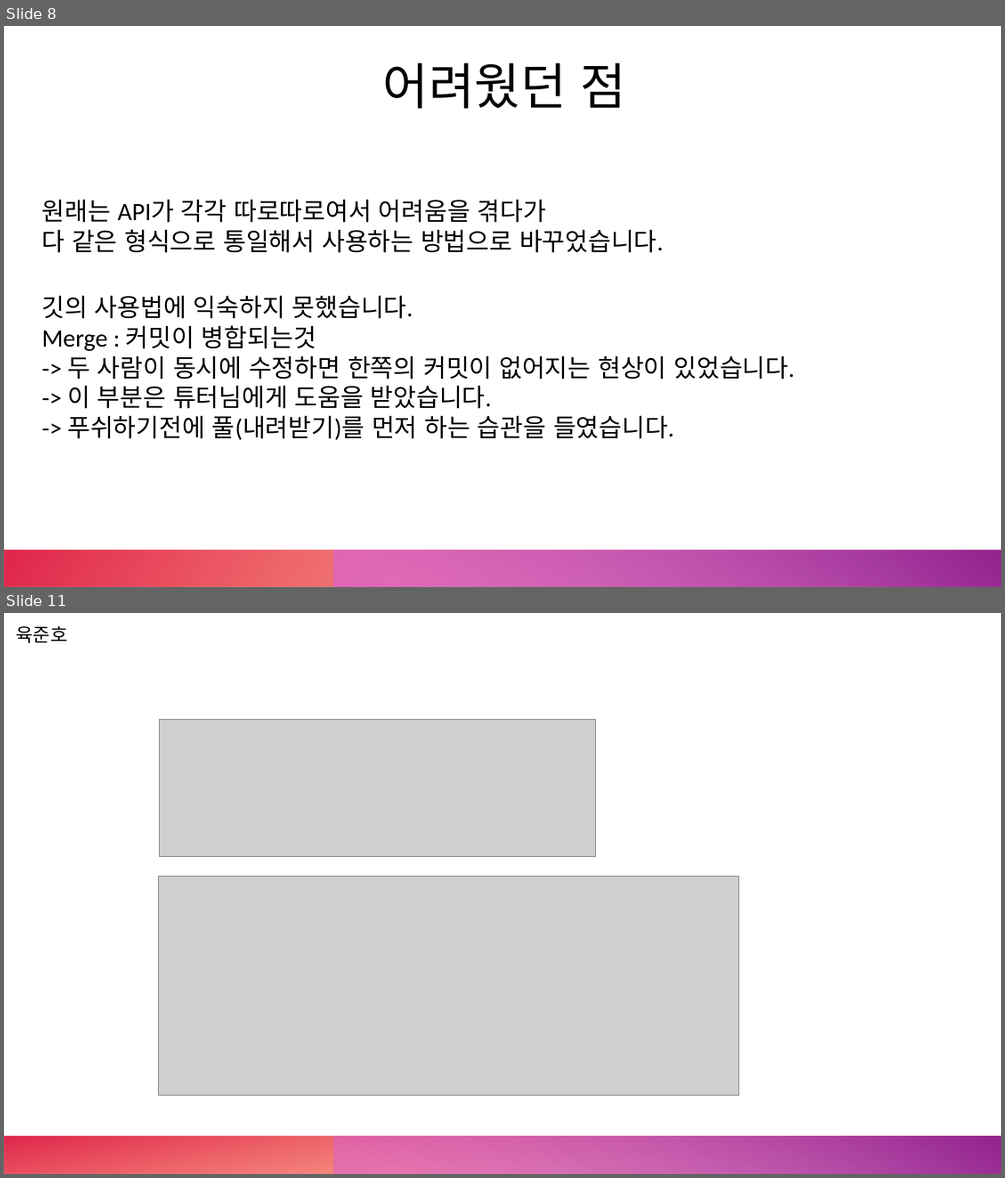
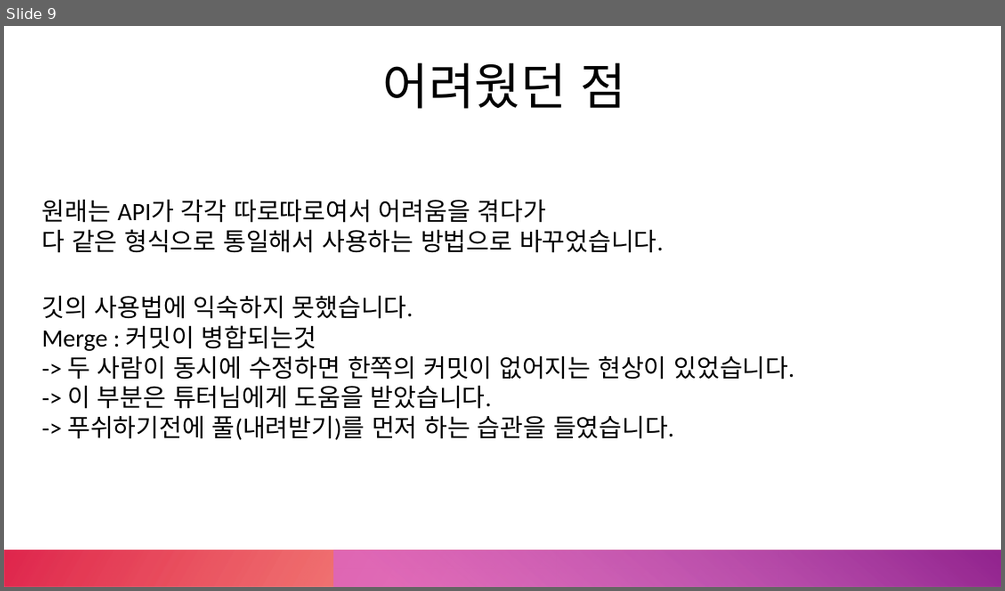
Before and after one commit to Mrgil0/FourGlass, a slide deck: FourGlass/FourGlass.pptx. Shown one above the other, each under a label of ours: slides 8 and 11 before the commit, slide 9 after it; the slides between them are not shown. The pictures are 1005x1178 and 1005x591 pixels, drawn with LibreOffice and Linux fonts; fonts in the diff are those of the drawing; grey boxes stand for pictures. Boxes give left, top, right and bottom in pixels: in the first picture for what was removed or moved away, otherwise in the second. Text is boxed around its words. In the diff, an @@ line names an element or a change of style, - is before the commit and + after.

```diff
--- a/FourGlass/FourGlass.pptx
+++ b/FourGlass/FourGlass.pptx
@@ slide 11 removed at <box>4,613,1001,1174</box>, background #FFFFFF; not listed: 2 template elements that a slide beside it also shows @@
@@ text removed at <box>16,626,67,643</box> @@
-육준호
@@ picture removed at <box>159,719,596,857</box> @@
@@ picture removed at <box>159,876,739,1095</box> @@
@@ what was slide 8 is now slide 9 @@
```
Also in this commit, not shown: 1 slide changed, 2 slides added, 3 other slides removed, 5 other files.
